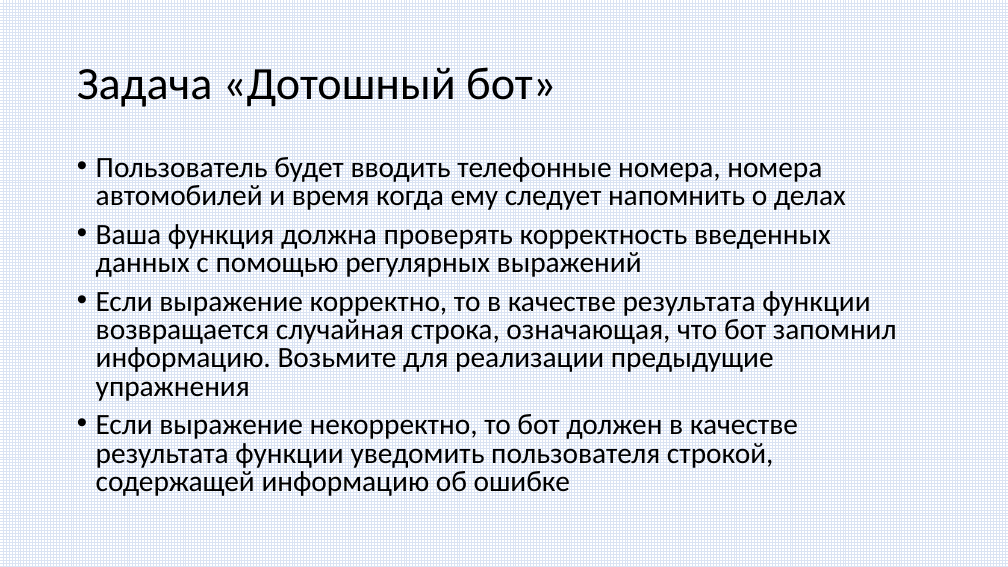
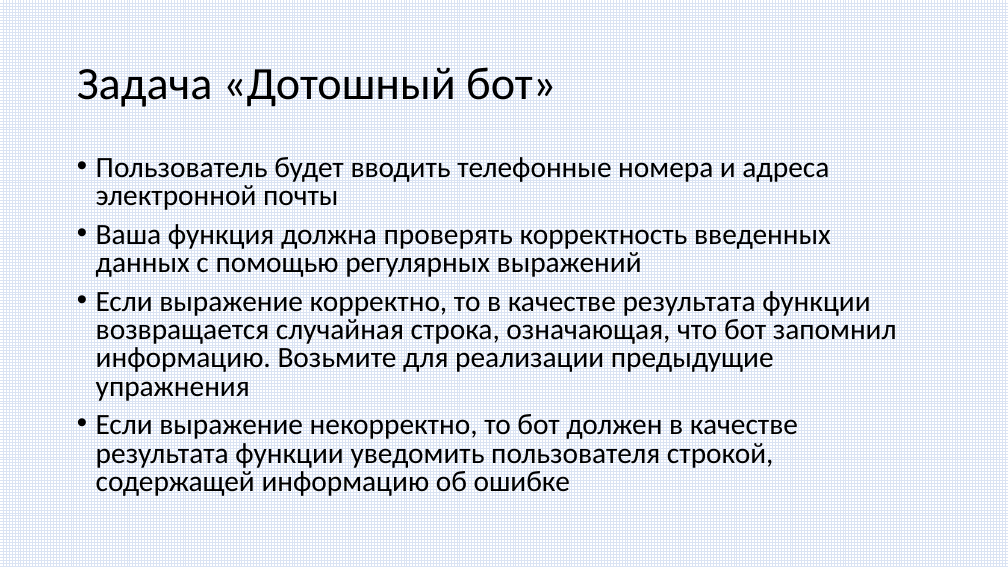
Before and after one commit to paveltsytovich/telegram-course, a slide deck: slide 122 of Presentation/Разработка ботов для телеграмм на Python.pptx. Drawn at 1008x567 pixels with LibreOffice and Linux fonts; fonts in the diff are those of the drawing. Boxes give left, top, right and bottom in pixels: in the first picture for what was removed or moved away, otherwise in the second. Text is boxed around its words. In the diff, an @@ line names an element or a change of style, - is before the commit and + after.

Commit message:
сделан Модуль 7

```diff
--- a/Presentation/Разработка ботов для телеграмм на Python.pptx
+++ b/Presentation/Разработка ботов для телеграмм на Python.pptx
@@ text at [96, 157, 829, 210]: text changed @@
-• Пользователь будет вводить телефонные номера, номера автомобилей и время когда ему следует напомнить о делах
+• Пользователь будет вводить телефонные номера и адреса электронной почты
```
